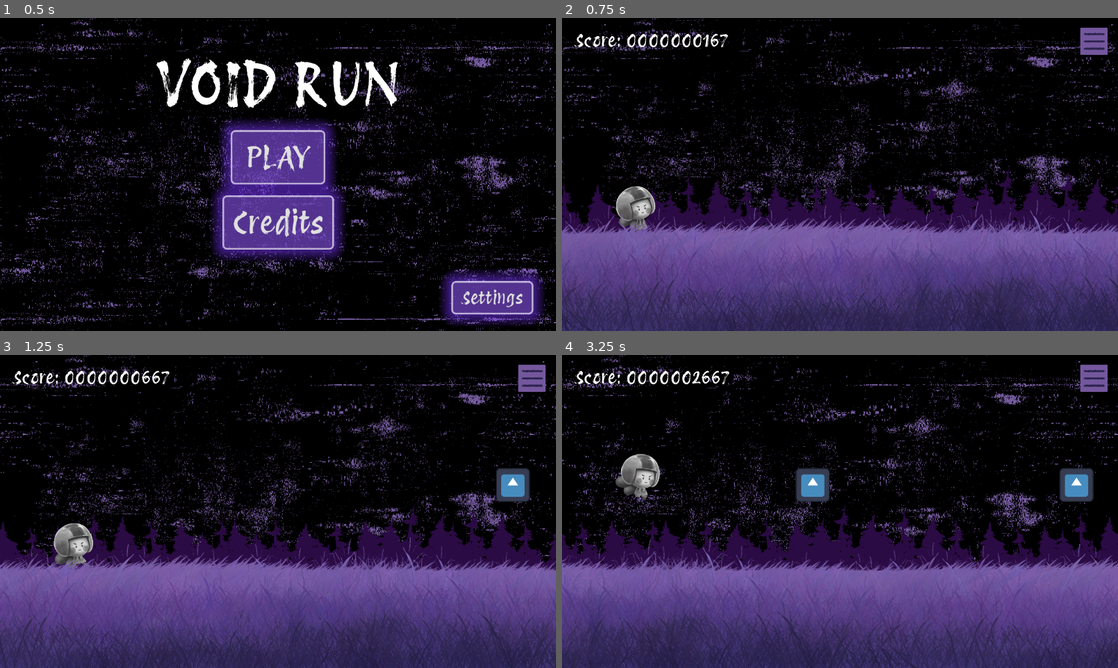
Above: before the commit, frames 1-4 (two rows, left to right).
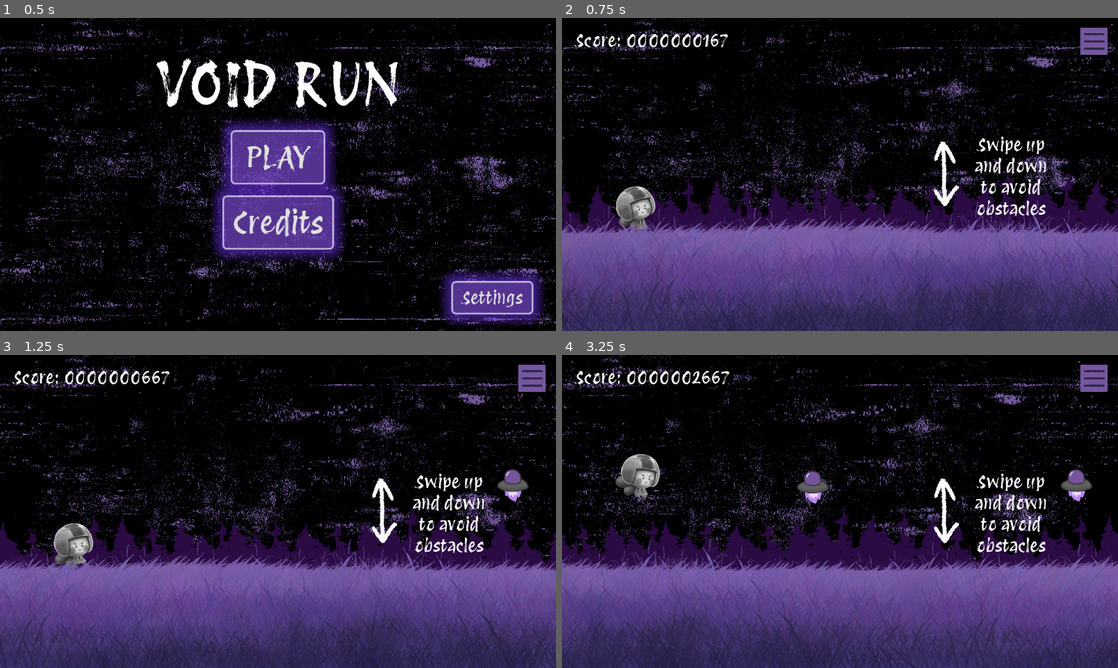
Above: after the commit, the same moments.

Repository: KeyraWebb/mobile-game-small-2025
Game: Godot game, scene res://Scenes/main_menu.tscn
The game is run twice, just before and just after one commit, with the same random seed, the same clock (stepped at 60 frames per second) and the same inputs. The engine's default icon, where the game draws it, is replaced by a stand-in: a white triangle on a blue panel in a dark square.
Inputs (mouse positions are in pixels of both pictures, inside the frame that each line leads up to):
- Up to frame 1 (0.5 s): no input
- Up to frame 2 (0.75 s): click "PLAY" at 0.5 s
- Up to frame 3 (1.25 s): no input
- Up to frame 4 (3.25 s): move the mouse to (962, 495) at 1.27 s; hold W (Up) 1.28-2.78 s; move the mouse to (728, 527) at 2.02 s; click (728, 527) at 2.1 s; move the mouse to (895, 442) at 2.77 s; hold S (Down) from 2.78 s (still down); tap W (Up) at 2.85 s

Frame 1 is identical in both runs. In frame 2, 1.3% of the frame differs, in the area x 66-88%, y 37-64%; in frame 3, 1.9%; in frame 4, 2.5%, in the area x 42-96%, y 36-64%.

Commit message:
feat(game): add tutorial for controls

Diff:
--- /dev/null
+++ b/infinite-runner/Scenes/Objects/Obstacles/Bot.tscn
@@ -0,0 +1,46 @@
+[gd_scene load_steps=8 format=3 uid="uid://svo1l36gi8s3"]
+
+[ext_resource type="Script" uid="uid://dfu30q5m215xq" path="res://Scripts/obstacle.gd" id="1_vdvmt"]
+[ext_resource type="Texture2D" uid="uid://b7ccn4t0uo1s" path="res://Assets/Images/Obstacles/bot0_4.png" id="2_1bu4c"]
+[ext_resource type="Texture2D" uid="uid://7m3mfykujeg4" path="res://Assets/Images/Obstacles/bot_01.png" id="3_rioja"]
+[ext_resource type="Texture2D" uid="uid://b6fsjyg5mlqga" path="res://Assets/Images/Obstacles/bot_02.png" id="4_1cbfx"]
+[ext_resource type="Texture2D" uid="uid://deen8y0k5gp4f" path="res://Assets/Images/Obstacles/bot_03.png" id="5_8121g"]
+
+[sub_resource type="CircleShape2D" id="CircleShape2D_1bu4c"]
+radius = 37.5133
+
+[sub_resource type="SpriteFrames" id="SpriteFrames_wg2my"]
+animations = [{
+"frames": [{
+"duration": 1.0,
+"texture": ExtResource("2_1bu4c")
+}, {
+"duration": 1.0,
+"texture": ExtResource("3_rioja")
+}, {
+"duration": 1.0,
+"texture": ExtResource("4_1cbfx")
+}, {
+"duration": 1.0,
+"texture": ExtResource("5_8121g")
+}],
+"loop": true,
+"name": &"default",
+"speed": 5.0
+}]
+
+[node name="Test Obstacle" type="Area2D"]
+collision_layer = 2
+script = ExtResource("1_vdvmt")
+
+[node name="CollisionShape2D" type="CollisionShape2D" parent="."]
+position = Vector2(-0.5, 1)
+shape = SubResource("CircleShape2D_1bu4c")
+
+[node name="AnimatedSprite2D" type="AnimatedSprite2D" parent="."]
+scale = Vector2(0.7, 0.7)
+sprite_frames = SubResource("SpriteFrames_wg2my")
+autoplay = "default"
+frame_progress = 0.454963
+
+[connection signal="body_entered" from="." to="." method="_on_body_entered"]
--- /dev/null
+++ b/infinite-runner/Scenes/Objects/Obstacles/rock_01.tscn
@@ -0,0 +1,21 @@
+[gd_scene load_steps=4 format=3 uid="uid://pmnka8v6am3n"]
+
+[ext_resource type="Script" uid="uid://dfu30q5m215xq" path="res://Scripts/obstacle.gd" id="1_c68tu"]
+[ext_resource type="Texture2D" uid="uid://7aumpd08lmoc" path="res://Assets/Images/Obstacles/rock_01.png" id="2_c68tu"]
+
+[sub_resource type="CircleShape2D" id="CircleShape2D_c68tu"]
+radius = 34.3657
+
+[node name="Rock_01" type="Area2D"]
+collision_layer = 2
+script = ExtResource("1_c68tu")
+
+[node name="Sprite2D" type="Sprite2D" parent="."]
+scale = Vector2(0.61, 0.61)
+texture = ExtResource("2_c68tu")
+
+[node name="CollisionShape2D" type="CollisionShape2D" parent="."]
+position = Vector2(2, 1)
+shape = SubResource("CircleShape2D_c68tu")
+
+[connection signal="body_entered" from="." to="." method="_on_body_entered"]
--- /dev/null
+++ b/infinite-runner/Scenes/Objects/Obstacles/rock_02.tscn
@@ -0,0 +1,21 @@
+[gd_scene load_steps=4 format=3 uid="uid://08wsn5clwryt"]
+
+[ext_resource type="Script" uid="uid://dfu30q5m215xq" path="res://Scripts/obstacle.gd" id="1_0o3gn"]
+[ext_resource type="Texture2D" uid="uid://bm02dwwf5ha04" path="res://Assets/Images/Obstacles/rock_02.png" id="2_0o3gn"]
+
+[sub_resource type="CircleShape2D" id="CircleShape2D_0o3gn"]
+radius = 34.5145
+
+[node name="Rock_02" type="Area2D"]
+collision_layer = 2
+script = ExtResource("1_0o3gn")
+
+[node name="Sprite2D" type="Sprite2D" parent="."]
+scale = Vector2(0.61, 0.61)
+texture = ExtResource("2_0o3gn")
+
+[node name="CollisionShape2D" type="CollisionShape2D" parent="."]
+position = Vector2(-0.5, 1)
+shape = SubResource("CircleShape2D_0o3gn")
+
+[connection signal="body_entered" from="." to="." method="_on_body_entered"]
--- a/infinite-runner/Scenes/Objects/Obstacles/test_obstacle.tscn
+++ b/infinite-runner/Scenes/Objects/Obstacles/test_obstacle.tscn
@@ -1,7 +1,7 @@
 [gd_scene load_steps=4 format=3 uid="uid://bjq4elub54aic"]
 
-[ext_resource type="Texture2D" uid="uid://di76lu3eh2sl1" path="res://icon.svg" id="1_0is8x"]
 [ext_resource type="Script" uid="uid://dfu30q5m215xq" path="res://Scripts/obstacle.gd" id="1_puvap"]
+[ext_resource type="Texture2D" uid="uid://7aumpd08lmoc" path="res://Assets/Images/Obstacles/rock_01.png" id="2_puvap"]
 
 [sub_resource type="RectangleShape2D" id="RectangleShape2D_a0jp3"]
 size = Vector2(73, 76)
@@ -12,7 +12,7 @@
 
 [node name="Sprite2D" type="Sprite2D" parent="."]
 scale = Vector2(0.61, 0.61)
-texture = ExtResource("1_0is8x")
+texture = ExtResource("2_puvap")
 
 [node name="CollisionShape2D" type="CollisionShape2D" parent="."]
 position = Vector2(-0.5, 1)
--- a/infinite-runner/Scenes/Objects/player.tscn
+++ b/infinite-runner/Scenes/Objects/player.tscn
@@ -481,7 +481,7 @@
 sprite_frames = SubResource("SpriteFrames_dvwgy")
 animation = &"Slide"
 autoplay = "Slide"
-frame_progress = 0.159478
+frame_progress = 0.100174
 
 [node name="Jump Collider" type="CollisionShape2D" parent="."]
 position = Vector2(0, 10)
--- a/infinite-runner/Scenes/game.tscn
+++ b/infinite-runner/Scenes/game.tscn
@@ -8,7 +8,6 @@
 [ext_resource type="Script" uid="uid://b3v78s50qmsuh" path="res://Scripts/obstacle_spawner.gd" id="5_gvbm6"]
 [ext_resource type="Texture2D" uid="uid://w84giaaydbxi" path="res://Assets/Images/Menu button.png" id="5_o4kq2"]
 [ext_resource type="Script" uid="uid://c3w5fi0km4nuv" path="res://Scripts/spawn_point.gd" id="6_g842l"]
-[ext_resource type="PackedScene" uid="uid://bjq4elub54aic" path="res://Scenes/Objects/Obstacles/test_obstacle.tscn" id="6_kcgt3"]
 [ext_resource type="Texture2D" uid="uid://cj5p5jkfx4q42" path="res://Assets/Images/Menu button pressed.png" id="6_o46jq"]
 [ext_resource type="PackedScene" uid="uid://dskyo4s7mytui" path="res://Scenes/pause_menu.tscn" id="6_wynk3"]
 [ext_resource type="Theme" uid="uid://c0j6fiiejc40k" path="res://Assets/Themes/MenuTheme.tres" id="8_aylbi"]
@@ -16,6 +15,10 @@
 [ext_resource type="Script" uid="uid://dqhohauqhayev" path="res://Scripts/obstacles_movement.gd" id="9_x4fcm"]
 [ext_resource type="Texture2D" uid="uid://bp5f5g4p0u5rs" path="res://Assets/Images/up arrow.png" id="11_nb51f"]
 [ext_resource type="Texture2D" uid="uid://usdh44innev2" path="res://Assets/Images/down arrow.png" id="12_nnt18"]
+[ext_resource type="PackedScene" uid="uid://hsbhl5e2exx1" path="res://Scenes/tutorial.tscn" id="13_iivbl"]
+[ext_resource type="PackedScene" uid="uid://pmnka8v6am3n" path="res://Scenes/Objects/Obstacles/rock_01.tscn" id="16_85qyi"]
+[ext_resource type="PackedScene" uid="uid://08wsn5clwryt" path="res://Scenes/Objects/Obstacles/rock_02.tscn" id="17_iivbl"]
+[ext_resource type="PackedScene" uid="uid://svo1l36gi8s3" path="res://Scenes/Objects/Obstacles/Bot.tscn" id="18_85qyi"]
 
 [sub_resource type="WorldBoundaryShape2D" id="WorldBoundaryShape2D_eoas8"]
 
@@ -70,6 +73,9 @@
 [node name="CanvasLayer" type="CanvasLayer" parent="."]
 layer = 60
 
+[node name="Tutorial" parent="CanvasLayer" instance=ExtResource("13_iivbl")]
+visible = false
+
 [node name="MenuButton" type="TouchScreenButton" parent="CanvasLayer"]
 position = Vector2(1191, 20)
 scale = Vector2(0.525, 0.525)
@@ -120,17 +126,17 @@
 [node name="Spawn bottom" type="Node2D" parent="Obstacles/Obstacle spawner"]
 position = Vector2(0, -19)
 script = ExtResource("6_g842l")
-obstacles = Array[PackedScene]([ExtResource("6_kcgt3")])
+obstacles = Array[PackedScene]([ExtResource("16_85qyi"), ExtResource("17_iivbl")])
 
 [node name="Spawn Middle" type="Node2D" parent="Obstacles/Obstacle spawner"]
 position = Vector2(0, -95)
 script = ExtResource("6_g842l")
-obstacles = Array[PackedScene]([ExtResource("6_kcgt3")])
+obstacles = Array[PackedScene]([ExtResource("18_85qyi")])
 
 [node name="Spawn Top" type="Node2D" parent="Obstacles/Obstacle spawner"]
 position = Vector2(0, -173)
 script = ExtResource("6_g842l")
-obstacles = Array[PackedScene]([ExtResource("6_kcgt3")])
+obstacles = Array[PackedScene]([ExtResource("18_85qyi")])
 
 [node name="Despawn Zone" type="Area2D" parent="Obstacles"]
 position = Vector2(112, 436.934)
--- /dev/null
+++ b/infinite-runner/Scenes/tutorial.tscn
@@ -0,0 +1,55 @@
+[gd_scene load_steps=4 format=3 uid="uid://hsbhl5e2exx1"]
+
+[ext_resource type="Theme" uid="uid://c0j6fiiejc40k" path="res://Assets/Themes/MenuTheme.tres" id="1_feyax"]
+[ext_resource type="Script" uid="uid://ca8p1s8lpim6s" path="res://Scripts/tutorial.gd" id="2_i6t4g"]
+[ext_resource type="Texture2D" uid="uid://db76u2hgy1kmt" path="res://Assets/Images/Up down arrow.png" id="2_omtrn"]
+
+[node name="Tutorial" type="Control"]
+layout_mode = 3
+anchors_preset = 15
+anchor_right = 1.0
+anchor_bottom = 1.0
+grow_horizontal = 2
+grow_vertical = 2
+theme = ExtResource("1_feyax")
+script = ExtResource("2_i6t4g")
+
+[node name="TextureRect" type="TextureRect" parent="."]
+layout_mode = 1
+anchors_preset = 8
+anchor_left = 0.5
+anchor_top = 0.5
+anchor_right = 0.5
+anchor_bottom = 0.5
+offset_left = 175.0
+offset_top = -78.0
+offset_right = 303.0
+offset_bottom = 78.0
+grow_horizontal = 2
+grow_vertical = 2
+texture = ExtResource("2_omtrn")
+
+[node name="RichTextLabel" type="RichTextLabel" parent="."]
+custom_minimum_size = Vector2(200, 0)
+layout_mode = 1
+anchors_preset = 6
+anchor_left = 1.0
+anchor_top = 0.5
+anchor_right = 1.0
+anchor_bottom = 0.5
+offset_left = -346.0
+offset_top = -93.0
+offset_right = -146.0
+offset_bottom = 103.0
+grow_horizontal = 0
+grow_vertical = 2
+theme_override_font_sizes/normal_font_size = 40
+text = "Swipe up and down to avoid obstacles"
+fit_content = true
+horizontal_alignment = 1
+vertical_alignment = 1
+
+[node name="Timer" type="Timer" parent="."]
+one_shot = true
+
+[connection signal="timeout" from="Timer" to="." method="_on_timer_timeout"]
--- a/infinite-runner/Scripts/global.gd
+++ b/infinite-runner/Scripts/global.gd
@@ -5,13 +5,15 @@
 
 var HighScore : int
 var AccessMode : bool
+var FirstTime : bool
 
 #gets all relevant global data and puts it into json for saving
 func saveGlobal():
 	var saveDict = {
 		"global" : true,
 		"HighScore" : HighScore,
-		"AccessMode" : AccessMode
+		"AccessMode" : AccessMode,
+		"FirstTime" : FirstTime
 	}
 	return saveDict
 
@@ -57,4 +59,5 @@
 func Reset():
 	HighScore = 0
 	AccessMode = false
+	FirstTime = true
 	saveGame()
--- a/infinite-runner/Scripts/spawn_point.gd
+++ b/infinite-runner/Scripts/spawn_point.gd
@@ -5,5 +5,7 @@
 func spawn(parent):
 	var select = randi_range(0, obstacles.size() - 1)
 	var newObstacle = obstacles[select].instantiate()
-	newObstacle.global_position = self.global_position
-	parent.add_child(newObstacle)
+
+	#using set deferred cuz godot was getting angry :I
+	newObstacle.set_deferred("global_position", self.global_position)
+	parent.call_deferred("add_child", newObstacle)
--- /dev/null
+++ b/infinite-runner/Scripts/tutorial.gd
@@ -0,0 +1,13 @@
+extends Control
+
+@export var timeOpen = 5
+@onready var timer = $Timer
+
+func _ready():
+	if Global.FirstTime:
+		self.visible = true
+		Global.FirstTime = false
+		timer.start(timeOpen)
+
+func _on_timer_timeout() -> void:
+	self.visible = false
Binary file added: infinite-runner/Assets/Images/Obstacles/bot0_4.png
Not shown, added: infinite-runner/Assets/Images/Obstacles/bot0_4.png.import
Binary file added: infinite-runner/Assets/Images/Obstacles/bot_01.png
Not shown, added: infinite-runner/Assets/Images/Obstacles/bot_01.png.import
Binary file added: infinite-runner/Assets/Images/Obstacles/bot_02.png
Not shown, added: infinite-runner/Assets/Images/Obstacles/bot_02.png.import
Binary file added: infinite-runner/Assets/Images/Obstacles/bot_03.png
Not shown, added: infinite-runner/Assets/Images/Obstacles/bot_03.png.import
Binary file added: infinite-runner/Assets/Images/Obstacles/rock_01.png
Not shown, added: infinite-runner/Assets/Images/Obstacles/rock_01.png.import
Binary file added: infinite-runner/Assets/Images/Obstacles/rock_02.png
Not shown, added: infinite-runner/Assets/Images/Obstacles/rock_02.png.import
(and 4 more such lines)
